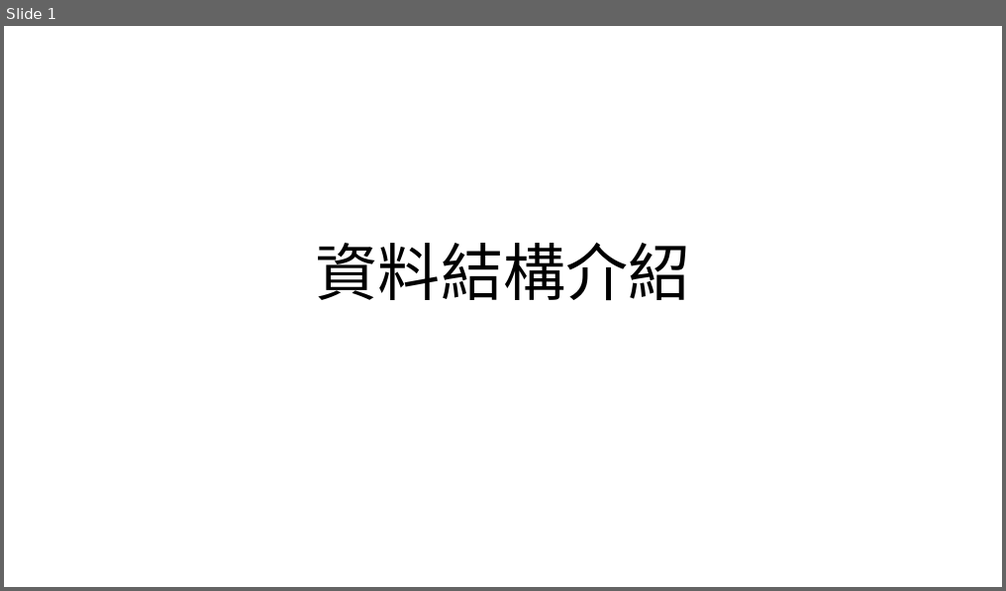
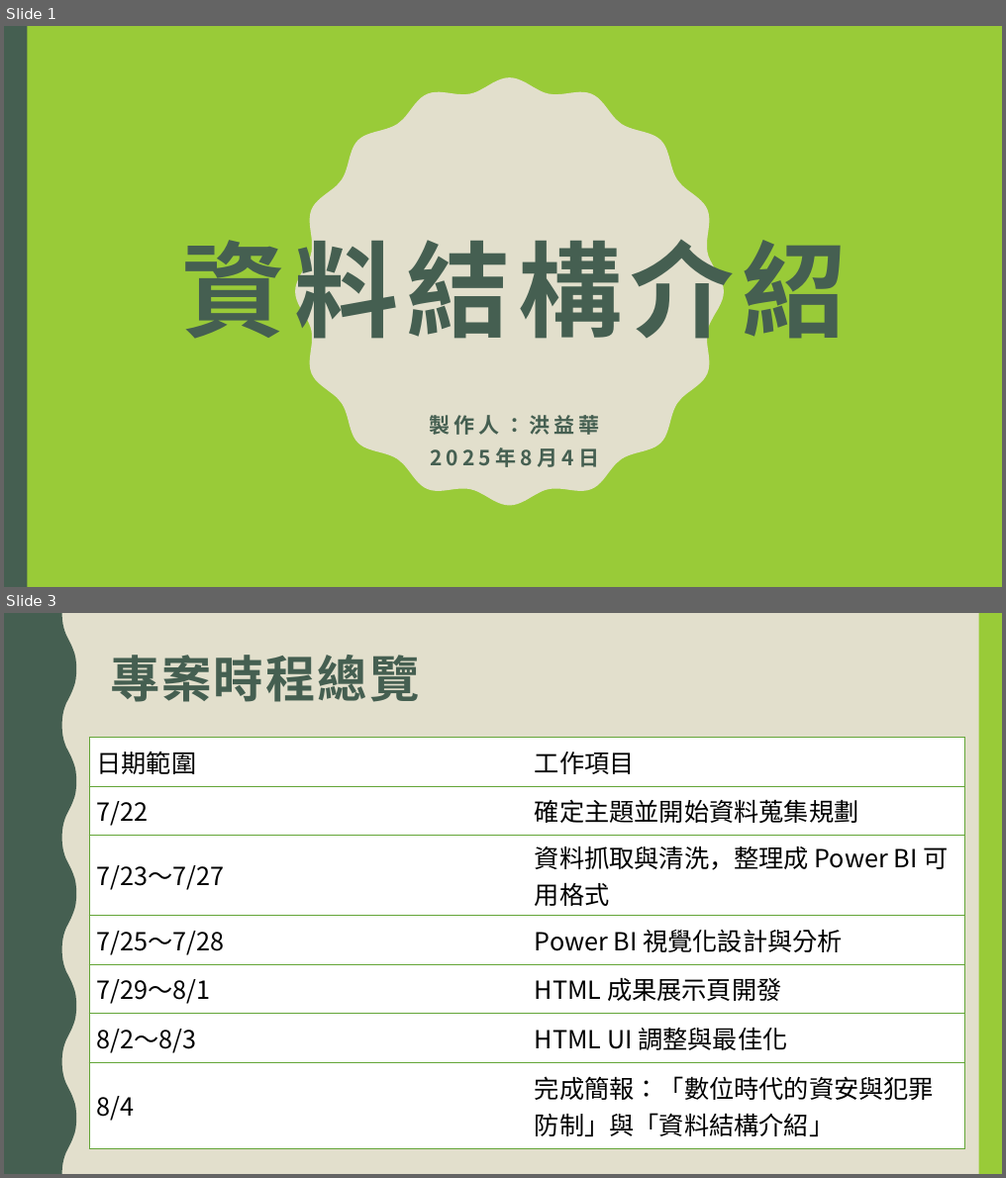
Before and after one commit to yihua0988/-2025-7-29-, a slide deck: ppt/資料結構介紹.pptx. Shown one above the other, each under a label of ours: slide 1 before the commit, slides 1 and 3 after it; the slides between them are not shown. The pictures are 1006x591 and 1006x1178 pixels, drawn with LibreOffice and Linux fonts; fonts in the diff are those of the drawing. Boxes give left, top, right and bottom in pixels: in the first picture for what was removed or moved away, otherwise in the second. Text is boxed around its words. In the diff, an @@ line names an element or a change of style, - is before the commit and + after.

Commit message:
專案完成(新增PPT 修正HTML)

```diff
--- a/ppt/資料結構介紹.pptx
+++ b/ppt/資料結構介紹.pptx
@@ slide 3 added at (x1=4, y1=613, x2=1002, y2=1174), background #E2DFCC @@
@@ freeform shape added at (x1=4, y1=613, x2=76, y2=1174), fill #455F51 @@
@@ rectangle added at (x1=979, y1=613, x2=1002, y2=1174), fill #99CB38 @@
@@ title added at (x1=110, y1=655, x2=420, y2=702), 48 pt, text #455F51, bold @@
+專案時程總覽
@@ table added at (x1=89, y1=738, x2=965, y2=1142), 7 rows, 2 columns @@
+日期範圍 | 工作項目
+7/22 | 確定主題並開始資料蒐集規劃
+7/23～7/27 | 資料抓取與清洗，整理成 Power BI 可用格式
+7/25～7/28 | Power BI 視覺化設計與分析
+7/29～8/1 | HTML 成果展示頁開發
+8/2～8/3 | HTML UI 調整與最佳化
+8/4 | 完成簡報：「數位時代的資安與犯罪防制」與「資料結構介紹」
@@ slide 1 changed as well @@
@@ background #FFFFFF to #99CB38 @@
@@ rectangle added at (x1=4, y1=26, x2=27, y2=587), fill #455F51 @@
@@ freeform shape added at (x1=295, y1=77, x2=724, y2=506), fill #E2DFCC @@
@@ title "資料結構介紹" moved from (x1=316, y1=243, x2=690, y2=301) to (x1=182, y1=224, x2=846, y2=355) @@
@@ title "資料結構介紹" at (x1=182, y1=224, x2=846, y2=355): size 60 to 100 pt, font Calibri to Noto Sans CJK SC, text colour #000000 to #455F51, letter spacing 0 to 8 pt, bold on; vertical alignment bottom to middle @@
@@ subtitle added at (x1=429, y1=415, x2=599, y2=468), 20 pt, text #455F51, bold @@
+製作人：洪益華
+2025年8月4日
```
Also in this commit, not shown: 11 other slides added, 19 slides removed, 5 other files.
